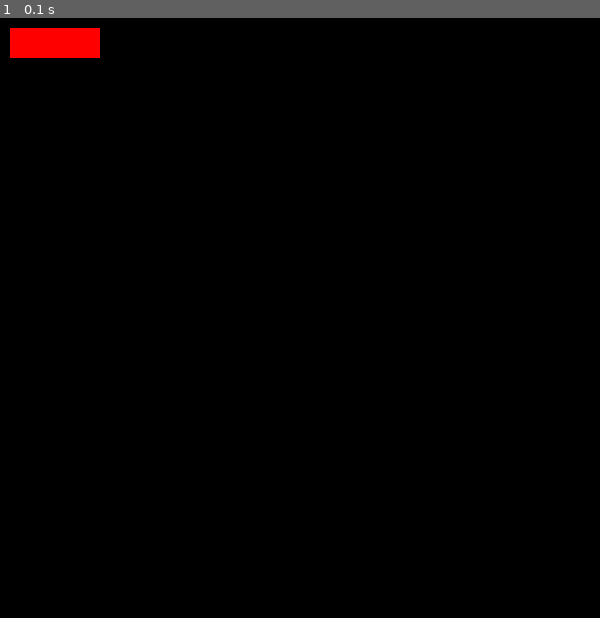
Above: before the commit, frame 1.
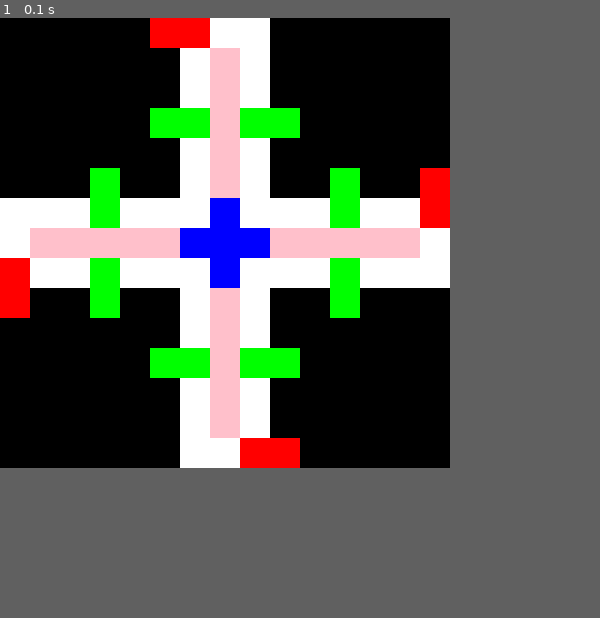
Above: after the commit, the same moment.

Repository: ybf1/Racoon-PyGame-
Game: pygame game, started from main.py
Two runs of this game, one before a commit and one after it. Both use one fixed random seed, a clock stepped at 60 frames per second and the inputs below.
Inputs:
- Up to frame 1 (0.1 s): no input
In our replay, the window is 600x600 before the commit and 450x450 after it. These sizes can differ from the game's own. Grey fills any space a smaller window leaves; there, only what the larger window draws over its background counts as a difference.

The runs differ from the first frame. In frame 1, 24% of the frame differs, in the area x 0-75%, y 0-75%.

Commit message:
полное поле

Diff:
--- a/main.py
+++ b/main.py
@@ -2,10 +2,10 @@
 
 
 class Cell(pygame.sprite.Sprite):
-    def __init__(self, x, y):
+    def __init__(self, x, y, color="white"):
         super().__init__()
         self.image = pygame.Surface((30, 30))
-        self.image.fill("red")
+        self.image.fill(color)
         self.rect = self.image.get_rect()
         self.rect.x = x
         self.rect.y = y
@@ -13,15 +13,196 @@
 
 if __name__ == '__main__':
     pygame.init()
-    screen = pygame.display.set_mode((600, 600))
-
-    cell1 = Cell(10, 10)
-    cell2 = Cell(40, 10)
-    cell3 = Cell(70, 10)
+    screen = pygame.display.set_mode((450, 450))
+
     all_sprites = pygame.sprite.Group()
-    all_sprites.add(cell1)
-    all_sprites.add(cell2)
-    all_sprites.add(cell3)
+    cell = Cell(150, 0, "red")
+    all_sprites.add(cell)
+    cell = Cell(180, 0, "red")
+    all_sprites.add(cell)
+    cell = Cell(210, 0)
+    all_sprites.add(cell)
+    cell = Cell(240, 0)
+    all_sprites.add(cell)
+    cell = Cell(180, 30)
+    all_sprites.add(cell)
+    cell = Cell(210, 30, "pink")
+    all_sprites.add(cell)
+    cell = Cell(240, 30)
+    all_sprites.add(cell)
+    cell = Cell(180, 60)
+    all_sprites.add(cell)
+    cell = Cell(210, 60, "pink")
+    all_sprites.add(cell)
+    cell = Cell(240, 60)
+    all_sprites.add(cell)
+    cell = Cell(150, 90, "green")
+    all_sprites.add(cell)
+    cell = Cell(180, 90, "green")
+    all_sprites.add(cell)
+    cell = Cell(210, 90, "pink")
+    all_sprites.add(cell)
+    cell = Cell(240, 90, "green")
+    all_sprites.add(cell)
+    cell = Cell(270, 90, "green")
+    all_sprites.add(cell)
+    cell = Cell(180, 120)
+    all_sprites.add(cell)
+    cell = Cell(210, 120, "pink")
+    all_sprites.add(cell)
+    cell = Cell(240, 120)
+    all_sprites.add(cell)
+    cell = Cell(90, 150, "green")
+    all_sprites.add(cell)
+    cell = Cell(180, 150)
+    all_sprites.add(cell)
+    cell = Cell(210, 150, "pink")
+    all_sprites.add(cell)
+    cell = Cell(240, 150)
+    all_sprites.add(cell)
+    cell = Cell(330, 150, "green")
+    all_sprites.add(cell)
+    cell = Cell(420, 150, "red")
+    all_sprites.add(cell)
+    cell = Cell(0, 180)
+    all_sprites.add(cell)
+    cell = Cell(30, 180)
+    all_sprites.add(cell)
+    cell = Cell(60, 180)
+    all_sprites.add(cell)
+    cell = Cell(90, 180, "green")
+    all_sprites.add(cell)
+    cell = Cell(120, 180)
+    all_sprites.add(cell)
+    cell = Cell(150, 180)
+    all_sprites.add(cell)
+    cell = Cell(180, 180)
+    all_sprites.add(cell)
+    cell = Cell(210, 180, "blue")
+    all_sprites.add(cell)
+    cell = Cell(240, 180)
+    all_sprites.add(cell)
+    cell = Cell(270, 180)
+    all_sprites.add(cell)
+    cell = Cell(300, 180)
+    all_sprites.add(cell)
+    cell = Cell(330, 180, "green")
+    all_sprites.add(cell)
+    cell = Cell(360, 180)
+    all_sprites.add(cell)
+    cell = Cell(390, 180)
+    all_sprites.add(cell)
+    cell = Cell(420, 180, "red")
+    all_sprites.add(cell)
+    cell = Cell(0, 210)
+    all_sprites.add(cell)
+    cell = Cell(30, 210, "pink")
+    all_sprites.add(cell)
+    cell = Cell(60, 210, "pink")
+    all_sprites.add(cell)
+    cell = Cell(90, 210, "pink")
+    all_sprites.add(cell)
+    cell = Cell(120, 210, "pink")
+    all_sprites.add(cell)
+    cell = Cell(150, 210, "pink")
+    all_sprites.add(cell)
+    cell = Cell(180, 210, "blue")
+    all_sprites.add(cell)
+    cell = Cell(210, 210, "blue")
+    all_sprites.add(cell)
+    cell = Cell(240, 210, "blue")
+    all_sprites.add(cell)
+    cell = Cell(270, 210, "pink")
+    all_sprites.add(cell)
+    cell = Cell(300, 210, "pink")
+    all_sprites.add(cell)
+    cell = Cell(330, 210, "pink")
+    all_sprites.add(cell)
+    cell = Cell(360, 210, "pink")
+    all_sprites.add(cell)
+    cell = Cell(390, 210, "pink")
+    all_sprites.add(cell)
+    cell = Cell(420, 210)
+    all_sprites.add(cell)
+    cell = Cell(0, 240, "red")
+    all_sprites.add(cell)
+    cell = Cell(30, 240)
+    all_sprites.add(cell)
+    cell = Cell(60, 240)
+    all_sprites.add(cell)
+    cell = Cell(90, 240, "green")
+    all_sprites.add(cell)
+    cell = Cell(120, 240)
+    all_sprites.add(cell)
+    cell = Cell(150, 240)
+    all_sprites.add(cell)
+    cell = Cell(180, 240)
+    all_sprites.add(cell)
+    cell = Cell(210, 240, "blue")
+    all_sprites.add(cell)
+    cell = Cell(240, 240)
+    all_sprites.add(cell)
+    cell = Cell(270, 240)
+    all_sprites.add(cell)
+    cell = Cell(300, 240)
+    all_sprites.add(cell)
+    cell = Cell(330, 240, "green")
+    all_sprites.add(cell)
+    cell = Cell(360, 240)
+    all_sprites.add(cell)
+    cell = Cell(390, 240)
+    all_sprites.add(cell)
+    cell = Cell(420, 240)
+    all_sprites.add(cell)
+    cell = Cell(0, 270, "red")
+    all_sprites.add(cell)
+    cell = Cell(90, 270, "green")
+    all_sprites.add(cell)
+    cell = Cell(180, 270)
+    all_sprites.add(cell)
+    cell = Cell(210, 270, "pink")
+    all_sprites.add(cell)
+    cell = Cell(240, 270)
+    all_sprites.add(cell)
+    cell = Cell(330, 270, "green")
+    all_sprites.add(cell)
+    cell = Cell(180, 300)
+    all_sprites.add(cell)
+    cell = Cell(210, 300, "pink")
+    all_sprites.add(cell)
+    cell = Cell(240, 300)
+    all_sprites.add(cell)
+    cell = Cell(150, 330, "green")
+    all_sprites.add(cell)
+    cell = Cell(180, 330, "green")
+    all_sprites.add(cell)
+    cell = Cell(210, 330, "pink")
+    all_sprites.add(cell)
+    cell = Cell(240, 330, "green")
+    all_sprites.add(cell)
+    cell = Cell(270, 330, "green")
+    all_sprites.add(cell)
+    cell = Cell(180, 360)
+    all_sprites.add(cell)
+    cell = Cell(210, 360, "pink")
+    all_sprites.add(cell)
+    cell = Cell(240, 360)
+    all_sprites.add(cell)
+    cell = Cell(180, 390)
+    all_sprites.add(cell)
+    cell = Cell(210, 390, "pink")
+    all_sprites.add(cell)
+    cell = Cell(240, 390)
+    all_sprites.add(cell)
+    cell = Cell(180, 420)
+    all_sprites.add(cell)
+    cell = Cell(210, 420)
+    all_sprites.add(cell)
+    cell = Cell(240, 420, "red")
+    all_sprites.add(cell)
+    cell = Cell(270, 420, "red")
+    all_sprites.add(cell)
+
 
     running = True
     while running:
